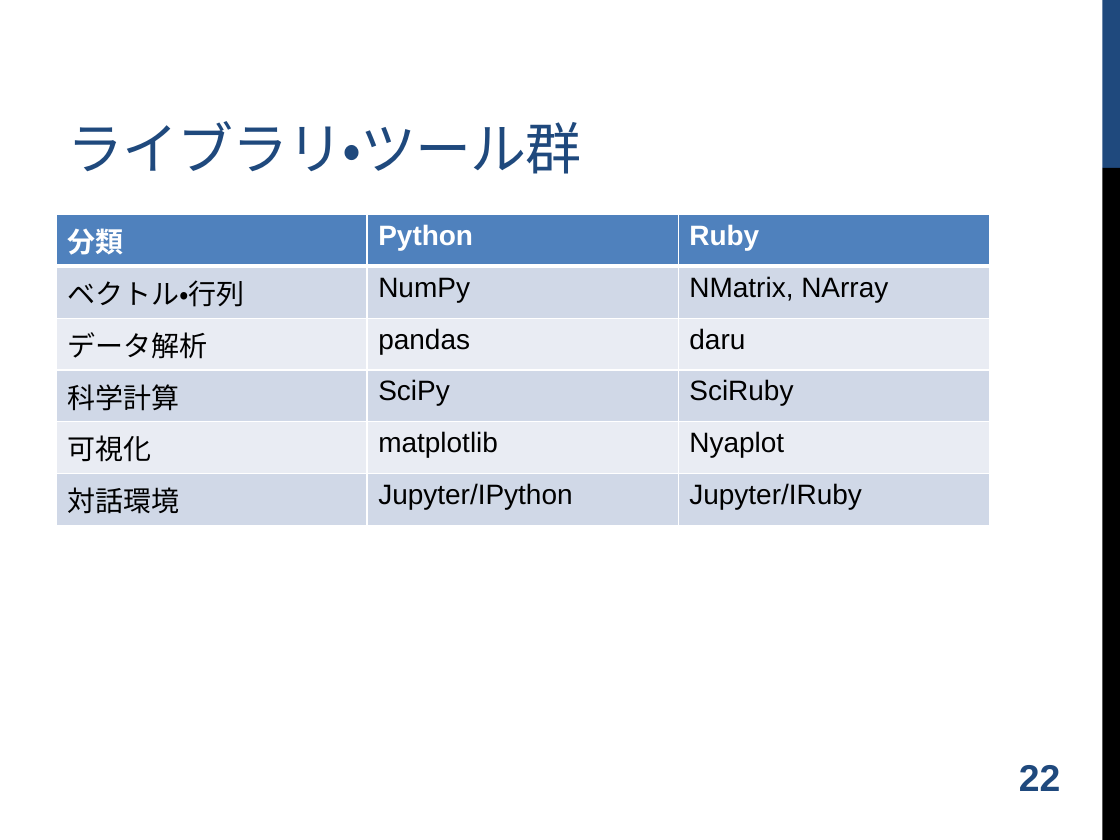
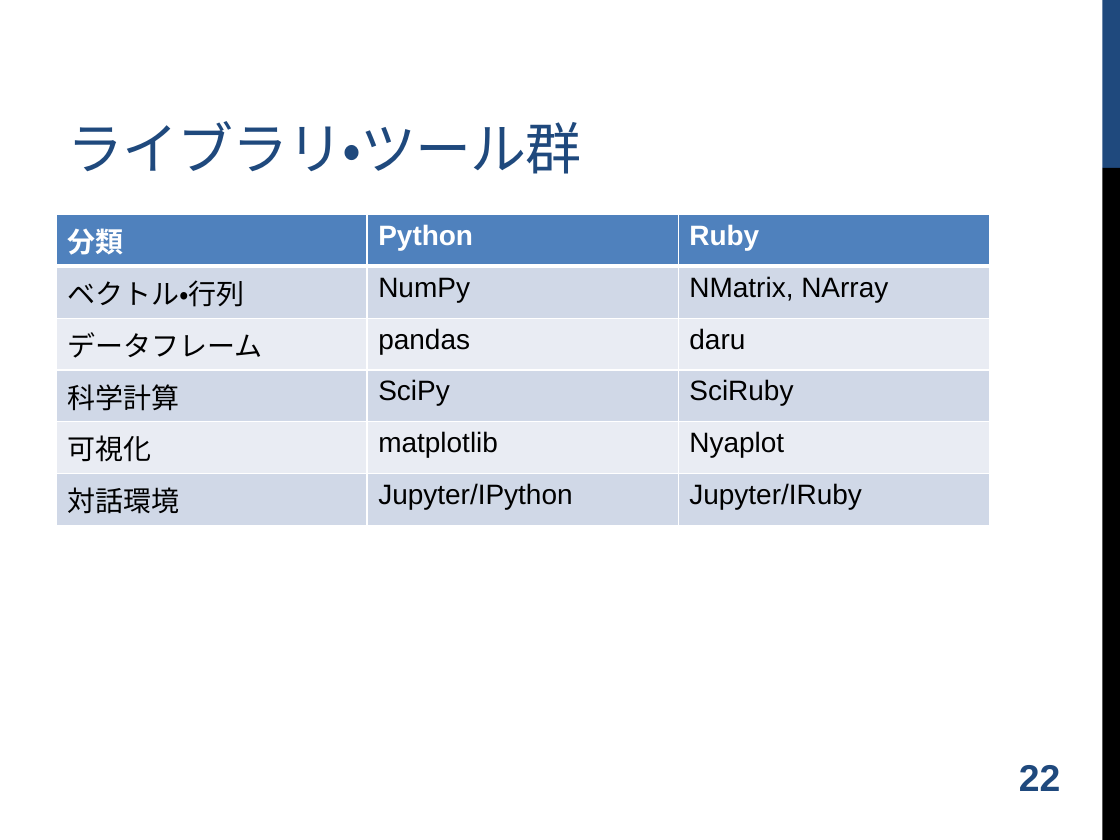
Before and after one commit to shugo/DCW2016, a slide deck: slide 23 of ruby_data_analysis.pptx. Drawn at 1120x840 pixels with LibreOffice and Linux fonts; fonts in the diff are those of the drawing; background and template pictures are left out. Boxes give left, top, right and bottom in pixels: in the first picture for what was removed or moved away, otherwise in the second. Text is boxed around its words. In the diff, an @@ line names an element or a change of style, - is before the commit and + after.

Commit message:
updated.

```diff
--- a/ruby_data_analysis.pptx
+++ b/ruby_data_analysis.pptx
@@ table at [56, 215, 990, 518] @@
-row 3, column 1: データ解析
+row 3, column 1: データフレーム
```
